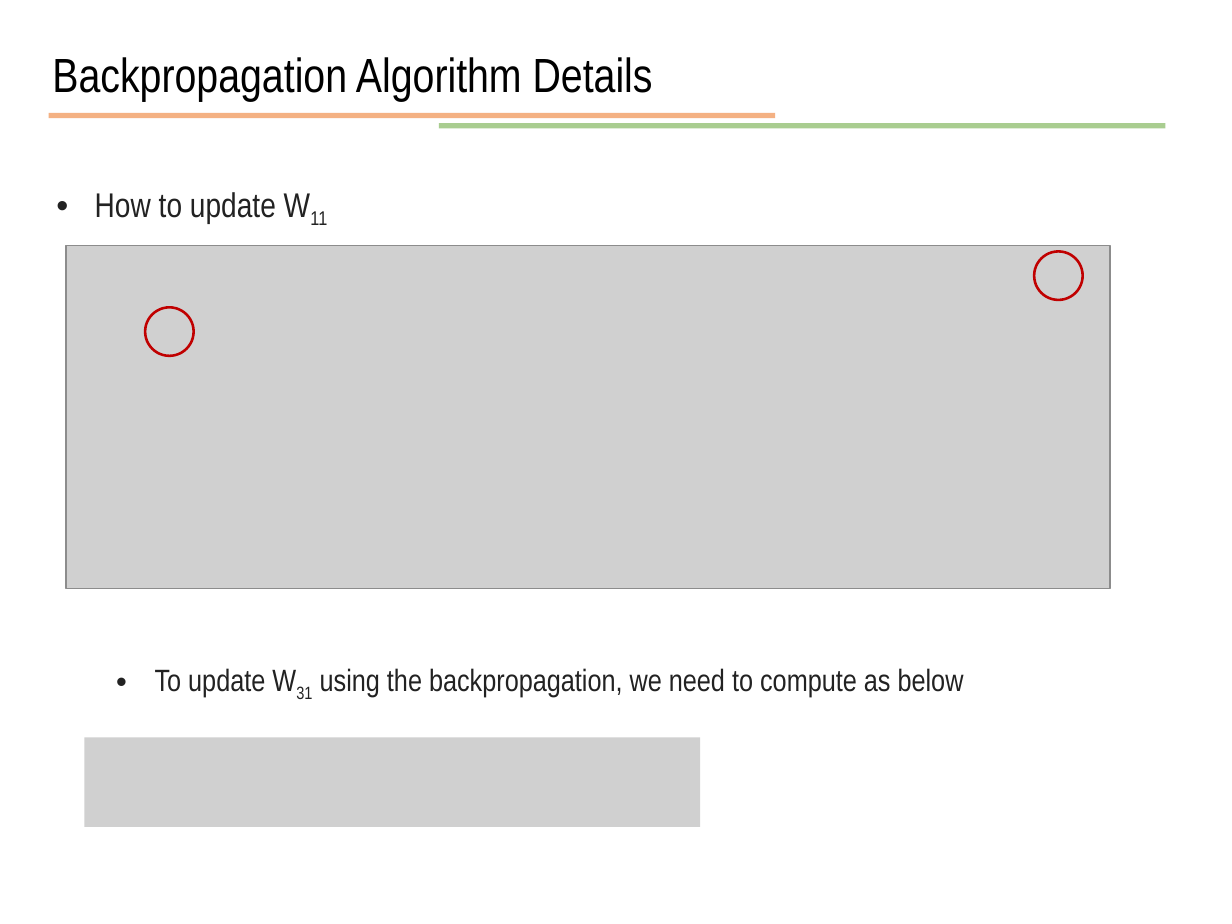
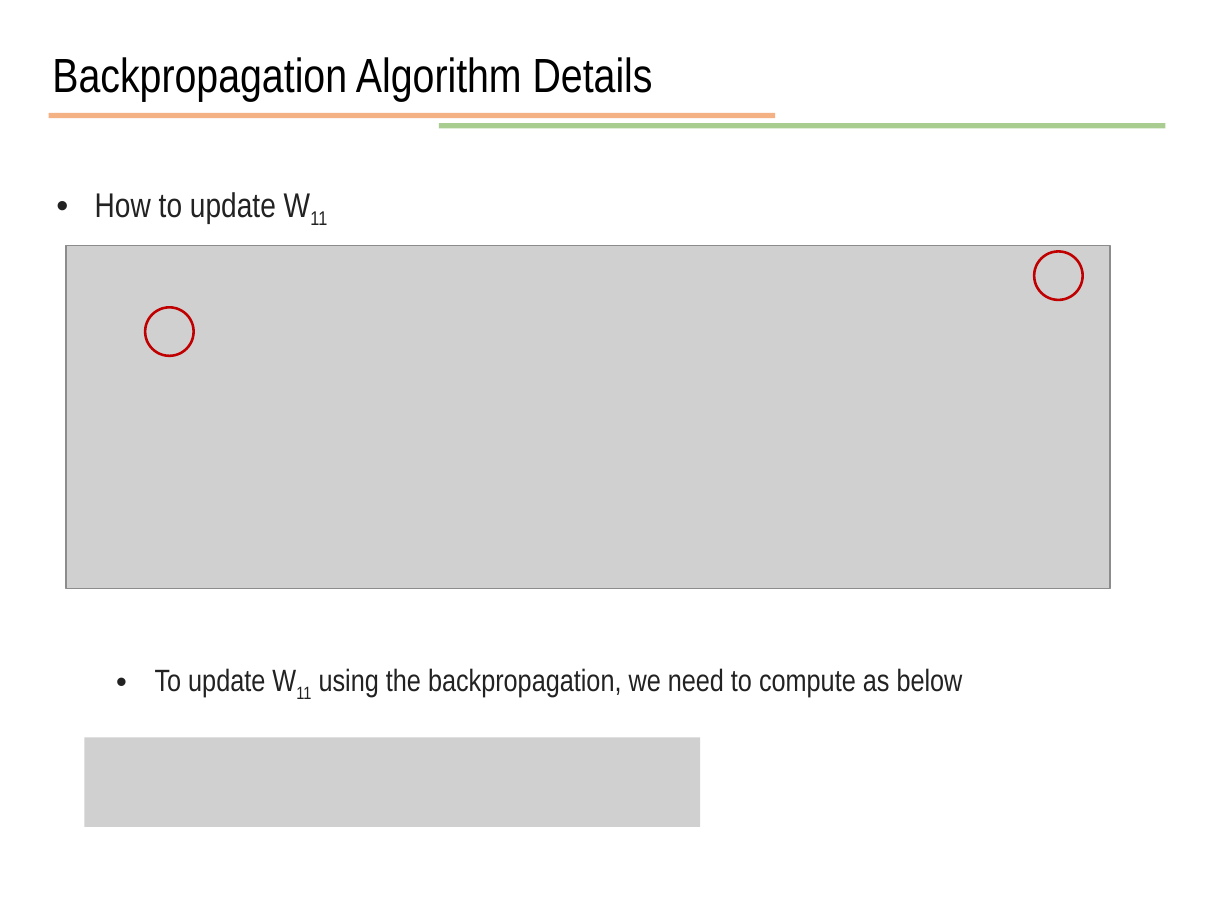
Before and after one commit to JunetaeKim/DeepLearningClass, a slide deck: slide 22 of Week7/week7 Backpropagation Algorithm Details.pptx. Drawn at 1232x924 pixels with LibreOffice and Linux fonts; fonts in the diff are those of the drawing; grey boxes stand for pictures. Boxes give left, top, right and bottom in pixels: in the first picture for what was removed or moved away, otherwise in the second. Text is boxed around its words. In the diff, an @@ line names an element or a change of style, - is before the commit and + after.

```diff
--- a/Week7/week7 Backpropagation Algorithm Details.pptx
+++ b/Week7/week7 Backpropagation Algorithm Details.pptx
@@ text at bbox=[155, 668, 963, 697]: text changed @@
-• To update W31 using the backpropagation, we need to compute as below
+• To update W11 using the backpropagation, we need to compute as below
```
Also in this commit, not shown: 13 other slides changed, 1 slide added, 1 other file.
